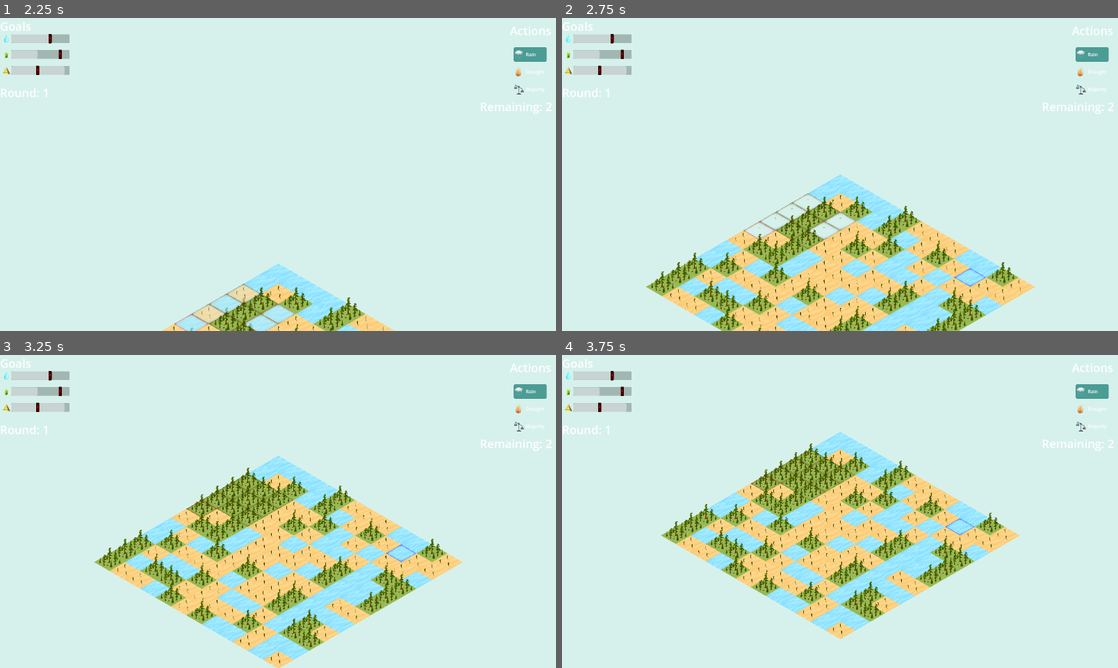
Above: before the commit, frames 1-4 (two rows, left to right).
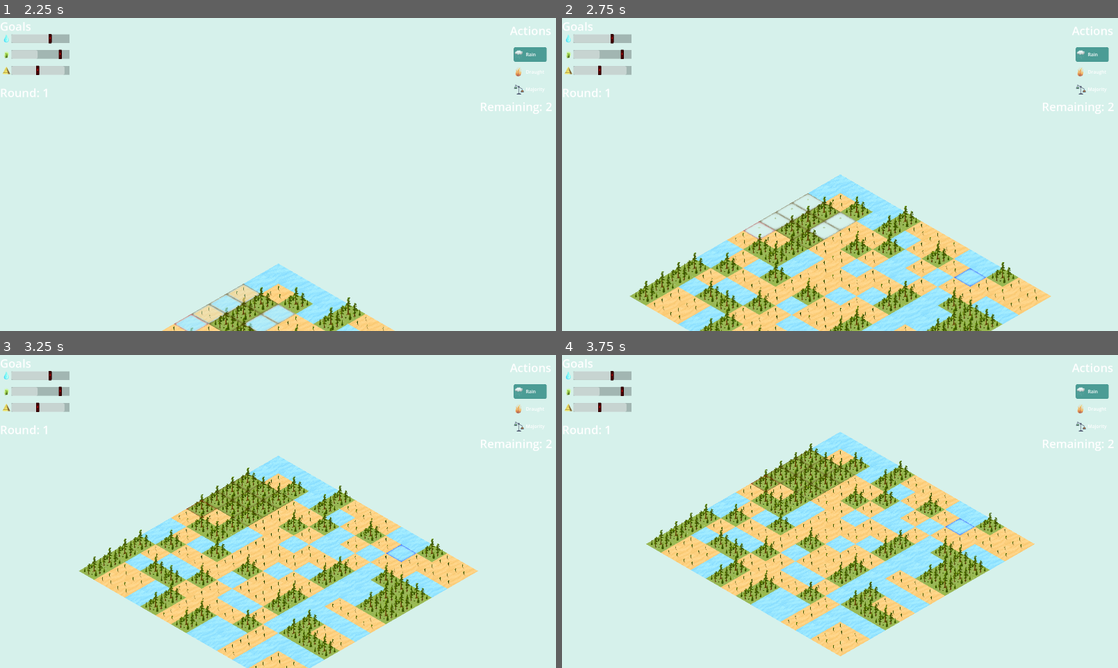
Above: after the commit, the same moments.

Repository: matouseek/game_jam_24
Game: Godot game, scene res://scenes/menu.tscn
Same seed, same stepped clock (60 frames per second), same inputs: the game is played once before the commit and once after it. The engine's default icon, where the game draws it, is replaced by a stand-in: a white triangle on a blue panel in a dark square.
Inputs (mouse positions are in pixels of both pictures, inside the frame that each line leads up to):
- Up to frame 1 (2.25 s): click "PLAY" at 0.5 s; click "My Will Be Done!" at 1.25 s; click "My Will Be Done!" at 2 s
- Up to frame 2 (2.75 s): no input
- Up to frame 3 (3.25 s): tap Enter (ui_accept) at 2.75, 3.02 s; move the mouse to (400, 495) at 2.77 s; press the mouse at (400, 495) at 2.78 s; hold D (right) from 2.78 s (still down)
- Up to frame 4 (3.75 s): move the mouse to (728, 527) at 3.52 s; release D (right) at 3.53 s; release the mouse at (728, 527) at 3.53 s; hold S (down) from 3.53 s (still down); tap U (undo) at 3.6 s

Frame 1 is identical in both runs. In frame 2, 1.6% of the frame differs, in the area x 12-88%, y 84-100%; in frame 3, 3.7%; in frame 4, 3.8%, in the area x 15-85%, y 55-97%.

Commit message:
Add wall rendering

Diff:
--- a/scripts/environment.gd
+++ b/scripts/environment.gd
@@ -118,6 +118,12 @@
 		for j in range(ENV_SIZE):
 			$TileMapLayer.set_cell(Vector2i(i,j),terrain[i][j].type,Vector2i(0,0))
 
+	for i in range(ENV_SIZE):
+		$TileMapLayer.set_cell(Vector2i(i,ENV_SIZE),terrain[i][11].type,Vector2i(0,0))
+	for i in range(ENV_SIZE):
+		$TileMapLayer.set_cell(Vector2i(ENV_SIZE,i),terrain[11][i].type,Vector2i(0,0))
+	$TileMapLayer.set_cell(Vector2i(ENV_SIZE,ENV_SIZE),terrain[11][11].type,Vector2i(0,0))
+
 func reset_effects() -> void:
 	used_effects = []
 	fuck_up_effects = []
